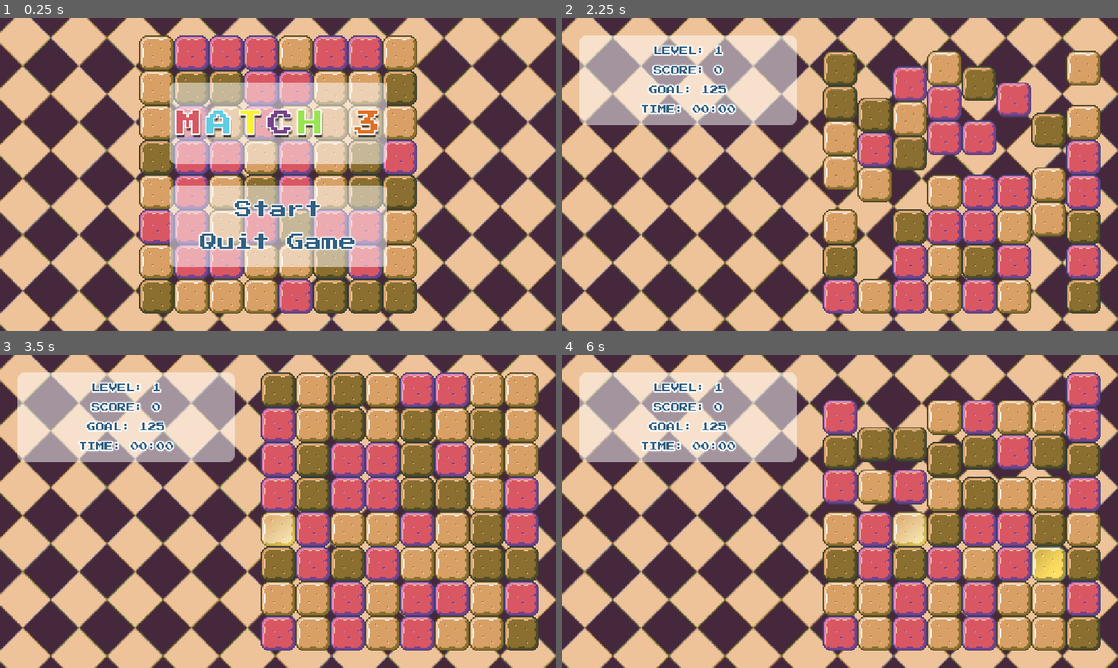
Above: before the commit, frames 1-4 (two rows, left to right).
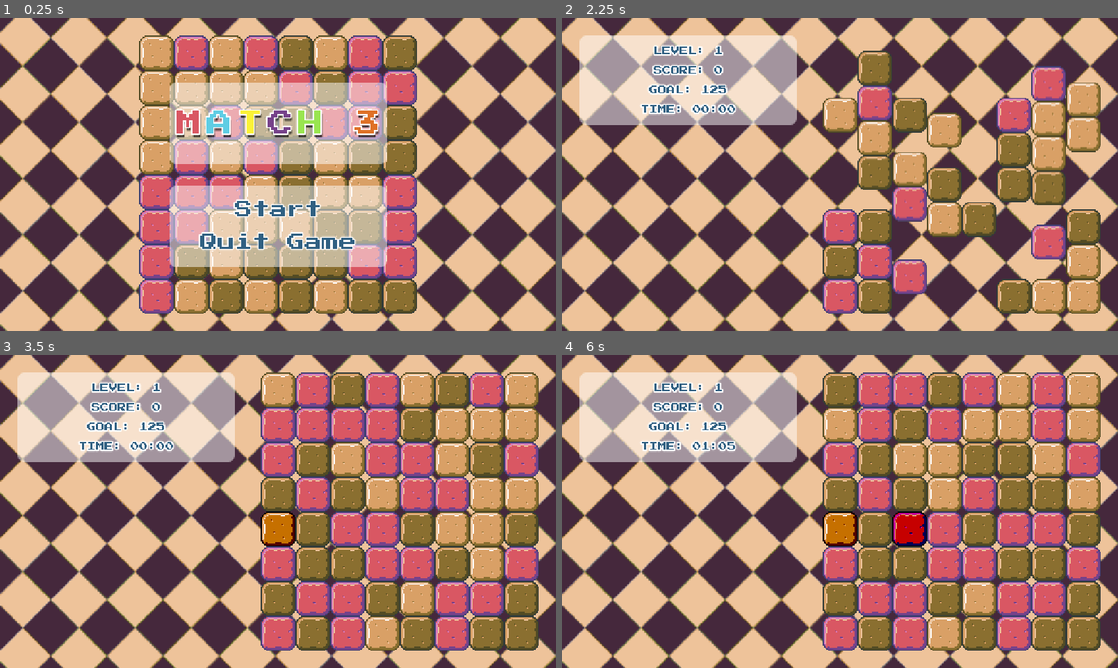
Above: after the commit, the same moments.

Repository: lazaromenezes/edx-games50
Game: Godot game, scene res://scenes/title_screen/title_screen.tscn
Two runs of this game, one before a commit and one after it. Both use one fixed random seed, a clock stepped at 60 frames per second and the inputs below.
Inputs (mouse positions are in pixels of both pictures, inside the frame that each line leads up to):
- Up to frame 1 (0.25 s): no input
- Up to frame 2 (2.25 s): click "Start" at 0.5 s; move the mouse to (962, 158) at 1.27 s; press the mouse at (962, 158) at 1.28 s; move the mouse to (728, 190) at 2.02 s; release the mouse at (728, 190) at 2.03 s; click (728, 190) at 2.1 s
- Up to frame 3 (3.5 s): move the mouse to (278, 530) at 2.77 s; press the mouse at (278, 530) at 2.78 s
- Up to frame 4 (6 s): move the mouse to (906, 492) at 3.52 s; release the mouse at (906, 492) at 3.53 s; click (906, 492) at 3.6 s; move the mouse to (1051, 564) at 4.27 s; press the mouse at (1051, 564) at 4.28 s; move the mouse to (873, 564) at 5.02 s; release the mouse at (873, 564) at 5.03 s; click (873, 564) at 5.1 s; move the mouse to (906, 530) at 5.77 s; press the mouse at (906, 530) at 5.78 s

The runs differ from the first frame. In frame 1, 25% of the frame differs, in the area x 25-75%, y 5-95%; in frame 2, 33%; in frame 3, 30%; in frame 4, 35%, in the area x 25-97%, y 5-95%.

Commit message:
Add special shiny tiles

Diff:
--- a/match_three/lib/tile.gd
+++ b/match_three/lib/tile.gd
@@ -4,6 +4,7 @@
 var color_id: int
 var shape_id: int
 var texture: AtlasTexture
+var shiny: bool = false
 
 @warning_ignore("shadowed_variable")
 func _init(color_id: int, shape_id: int, texture: AtlasTexture):
@@ -15,4 +16,7 @@
 	if other == null:
 		return false
 
-	return other.color_id == self.color_id and other.shape_id == self.shape_id
+	return other.color_id == self.color_id
+
+static func from(tile: Tile):
+	return Tile.new(tile.color_id, tile.shape_id, tile.texture)
--- a/match_three/lib/tile_manager.gd
+++ b/match_three/lib/tile_manager.gd
@@ -37,12 +37,15 @@
 	return texture
 
 static func random_tile(level: int = 1):
+	@warning_ignore("integer_division")
 	var max_shape = level / TILE_SHAPES
 	var max_color = level + 2
 
 	var filtered_tiles = tiles.filter(_filter_tile.bind(max_color, max_shape))
 
-	return filtered_tiles.pick_random()
+	var tile: Tile = Tile.from(filtered_tiles.pick_random())
+	tile.shiny = randi() % 100 < 5
+	return tile
 
 static func _filter_tile(tile: Tile, max_color: int, max_shape: int):
 	return tile.shape_id <= max_shape and tile.color_id < max_color
--- a/match_three/scenes/background/background.gd
+++ b/match_three/scenes/background/background.gd
@@ -1,15 +1,6 @@
 extends CanvasLayer
 
-#@export var scroll_speed: float = 80
-
 var _initial_position: float
-#var _loop_position: float = 0
 
 func _ready():
 	_initial_position = $BackgroundImage.position.x
-
-#func _physics_process(delta: float) -> void:
-	#$BackgroundImage.position.x -= scroll_speed * delta
-	#
-	#if $BackgroundImage.position.x <= _loop_position:
-		#$BackgroundImage.position.x = _initial_position
--- a/match_three/scenes/game/game_board.gd
+++ b/match_three/scenes/game/game_board.gd
@@ -149,7 +149,14 @@
 
 			if not play_tile.tile.is_equal(reference_tile):
 				if match_count >= 3:
-					matches.push_back(Match.new(matching_pile))
+					if matching_pile.any(_is_shiny):
+						var row_pile = []
+						for c in board_size.y:
+							row_pile.push_back(_tiles[row][c])
+						matches.push_back(Match.new(row_pile))
+						break
+					else:
+						matches.push_back(Match.new(matching_pile))
 
 				reference_tile = play_tile.tile
 				match_count = 1
@@ -157,8 +164,13 @@
 			else:
 				matching_pile.push_back(play_tile)
 				match_count += 1
-
 		if match_count >= 3:
+			if matching_pile.any(_is_shiny):
+				var row_pile = []
+				for c in board_size.y:
+					row_pile.push_back(_tiles[row][c])
+				matches.push_back(Match.new(row_pile))
+			else:
 				matches.push_back(Match.new(matching_pile))
 
 func _find_vertical_matches(matches: Array[Match]):
@@ -173,7 +185,14 @@
 
 			if not play_tile.tile.is_equal(reference_tile):
 				if match_count >= 3:
-					matches.push_back(Match.new(matching_pile))
+					if matching_pile.any(_is_shiny):
+						var column_pile = []
+						for r in board_size.x:
+							column_pile.push_back(_tiles[r][row])
+						matches.push_back(Match.new(column_pile))
+						break
+					else:
+						matches.push_back(Match.new(matching_pile))
 
 				reference_tile = play_tile.tile
 				match_count = 1
@@ -183,6 +202,12 @@
 				match_count += 1
 
 		if match_count >= 3:
+			if matching_pile.any(_is_shiny):
+				var column_pile = []
+				for r in board_size.x:
+					column_pile.push_back(_tiles[r][row])
+				matches.push_back(Match.new(column_pile))
+			else:
 				matches.push_back(Match.new(matching_pile))
 
 func _clear_matches(matches: Array):
@@ -264,6 +289,9 @@
 	var tween = get_tree().create_tween()
 	tween.tween_property(tile, "position", to, 0.15)
 
+func _is_shiny(play_tile: PlayTile) -> bool:
+	return play_tile.tile.shiny
+
 class Match:
 	const MIN_MATCH = 3
 
--- a/match_three/scenes/play_tile/play_tile.gd
+++ b/match_three/scenes/play_tile/play_tile.gd
@@ -14,6 +14,7 @@
 	set(value):
 		tile = value
 		$Sprite.texture = tile.texture
+		$Sprite.material.set_shader_parameter("Shiny", value.shiny)
 
 func _on_input_event(_viewport, event, _shape_idx):
 	if event.is_action_pressed("select_tile"):
--- a/match_three/scenes/play_tile/play_tile.gdshader
+++ b/match_three/scenes/play_tile/play_tile.gdshader
@@ -1,21 +1,34 @@
 shader_type canvas_item;
 
-uniform bool Selected;
-uniform sampler2D Texture2DParameter;
+uniform bool Hovered = false;
+uniform bool Selected = false;
+uniform bool Shiny = false;
+
+uniform sampler2D HighlightTexture;
+
+uniform float ShineSpeed : hint_range(0.0, 10.0, 0.1) = 1.0;
+uniform float ShineAmount : hint_range(0.01, 1.0, 0.01) = 0.01;
 
 vec4 overlay(vec4 base, vec4 blend){
 	vec4 limit = step(0.5, base);
-	return mix(2.0 * base * blend, 1.0 - 2.0 * (1.0 - base) * (1.0 - blend), limit);
+
+	return mix(2.0 * base * blend, 1.0 - 1.5 * (1.0 - base) * (1.0 - blend), limit);
 }
 
 void fragment() {
-	bool selected = Selected;
+	vec4 current = texture(TEXTURE, UV);
+	vec4 highlight = texture(HighlightTexture, UV);
 
-	if(selected){
-		vec4 current = texture(TEXTURE, UV);
-		vec4 highlight = texture(Texture2DParameter, UV);
-		COLOR = overlay(current, highlight);
-	}else{
-		COLOR = texture(TEXTURE, UV);
+	if((Hovered && !Selected) || Selected){
+		current = overlay(current, highlight);
 	}
+
+	if(Shiny){
+		vec4 shineColor = current.rgba * (1.0 + ShineAmount);
+		float cycle = sin(TIME * ShineSpeed);
+		float pulse = cycle >= 0.0 ? abs(cycle) : 0.0;
+		current.rgb = mix(current.rgb, shineColor.rgb, pulse * shineColor.a);
+	}
+
+	COLOR = current;
 }
--- a/match_three/scenes/play_tile/play_tile.tscn
+++ b/match_three/scenes/play_tile/play_tile.tscn
@@ -1,72 +1,48 @@
-[gd_scene load_steps=7 format=3 uid="uid://dsmr2syeu4era"]
+[gd_scene load_steps=9 format=3 uid="uid://dsmr2syeu4era"]
 
 [ext_resource type="Script" path="res://scenes/play_tile/play_tile.gd" id="1_6cf1f"]
-
-[sub_resource type="Shader" id="Shader_01xxw"]
-code = "shader_type canvas_item;
-
-uniform bool Hovered = false;
-uniform bool Selected = false;
-uniform sampler2D Texture2DParameter;
-
-vec4 overlay(vec4 base, vec4 blend){
-	vec4 limit = step(0.5, base);
-
-	return mix(2.0 * base * blend, 1.0 - 2.0 * (1.0 - base) * (1.0 - blend), limit);
-}
-
-vec4  border(vec2 uv, float border_width)
-{
-	uv = uv * 2.0 - 1.0;
-
-	vec2 abs_uv = abs(uv.xy);
-	float dist = max(abs_uv.x, abs_uv.y);
-	vec3 stroke = 1.0 - vec3( step(32.0, dist) - step(32.0 + border_width, dist) );
-	return vec4(vec3(stroke), 1.0);
-}
-
-void fragment() {
-	vec4 current = texture(TEXTURE, UV);
-	vec4 highlight = texture(Texture2DParameter, UV);
-
-	if((Hovered && !Selected) || Selected){
-		COLOR = overlay(current, highlight);
-	}
-}
-
-"
-
-[sub_resource type="Gradient" id="Gradient_hxwul"]
-offsets = PackedFloat32Array(0.799458, 1)
-colors = PackedColorArray(1, 1, 1, 1, 0.581033, 0.581033, 0.581033, 1)
-
-[sub_resource type="GradientTexture2D" id="GradientTexture2D_jdfrs"]
-gradient = SubResource("Gradient_hxwul")
-width = 32
-height = 32
-use_hdr = true
-fill = 1
-fill_from = Vector2(0.5, 0.5)
-fill_to = Vector2(1, 1)
-
-[sub_resource type="ShaderMaterial" id="ShaderMaterial_tyw3t"]
-resource_local_to_scene = true
-shader = SubResource("Shader_01xxw")
-shader_parameter/Hovered = false
-shader_parameter/Selected = false
-shader_parameter/Texture2DParameter = SubResource("GradientTexture2D_jdfrs")
+[ext_resource type="Shader" path="res://scenes/play_tile/play_tile.gdshader" id="2_bmx01"]
+[ext_resource type="Texture2D" uid="uid://0blqs0k37gxh" path="res://assets/match3.png" id="3_d4te6"]
 
 [sub_resource type="RectangleShape2D" id="RectangleShape2D_4uwqc"]
 size = Vector2(32, 32)
 
+[sub_resource type="Gradient" id="Gradient_515sm"]
+offsets = PackedFloat32Array(0.190104, 1)
+colors = PackedColorArray(1, 1, 1, 1, 0, 0, 0, 1)
+
+[sub_resource type="GradientTexture2D" id="GradientTexture2D_2bgj3"]
+gradient = SubResource("Gradient_515sm")
+width = 32
+height = 32
+fill = 2
+fill_from = Vector2(0.303419, 0.589744)
+fill_to = Vector2(0.803419, 0.910256)
+
+[sub_resource type="ShaderMaterial" id="ShaderMaterial_tyw3t"]
+resource_local_to_scene = true
+shader = ExtResource("2_bmx01")
+shader_parameter/Hovered = false
+shader_parameter/Selected = false
+shader_parameter/Shiny = false
+shader_parameter/ShineSpeed = 10.0
+shader_parameter/ShineAmount = 0.2
+shader_parameter/HighlightTexture = SubResource("GradientTexture2D_2bgj3")
+
+[sub_resource type="AtlasTexture" id="AtlasTexture_8b1u4"]
+atlas = ExtResource("3_d4te6")
+region = Rect2(256, 64, 32, 32)
+
 [node name="PlayTile" type="Area2D"]
 script = ExtResource("1_6cf1f")
 
+[node name="CollisionShape2D" type="CollisionShape2D" parent="."]
+visible = false
+shape = SubResource("RectangleShape2D_4uwqc")
+
 [node name="Sprite" type="Sprite2D" parent="."]
 material = SubResource("ShaderMaterial_tyw3t")
-
-[node name="CollisionShape2D" type="CollisionShape2D" parent="."]
-shape = SubResource("RectangleShape2D_4uwqc")
+texture = SubResource("AtlasTexture_8b1u4")
 
 [connection signal="input_event" from="." to="." method="_on_input_event"]
 [connection signal="mouse_entered" from="." to="." method="_on_mouse_entered"]
